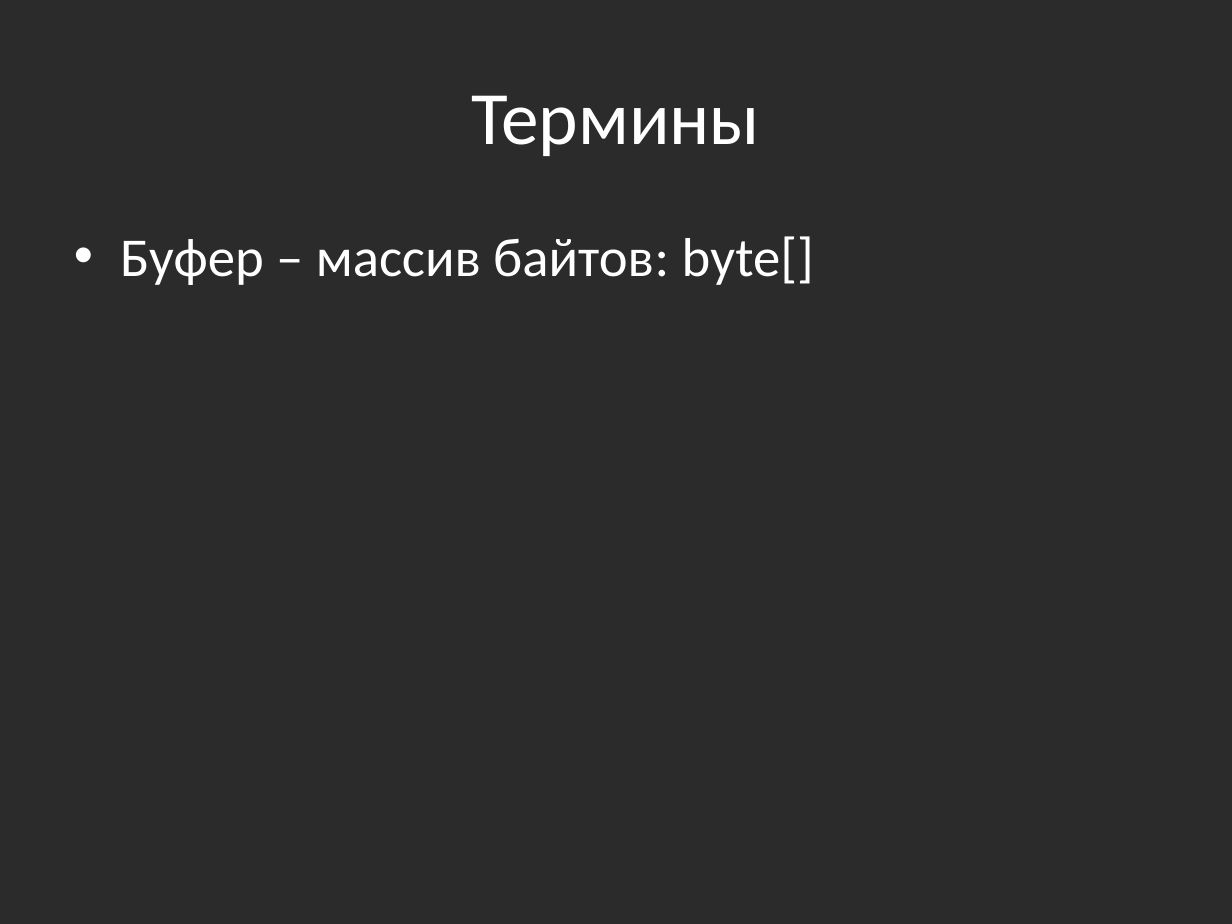
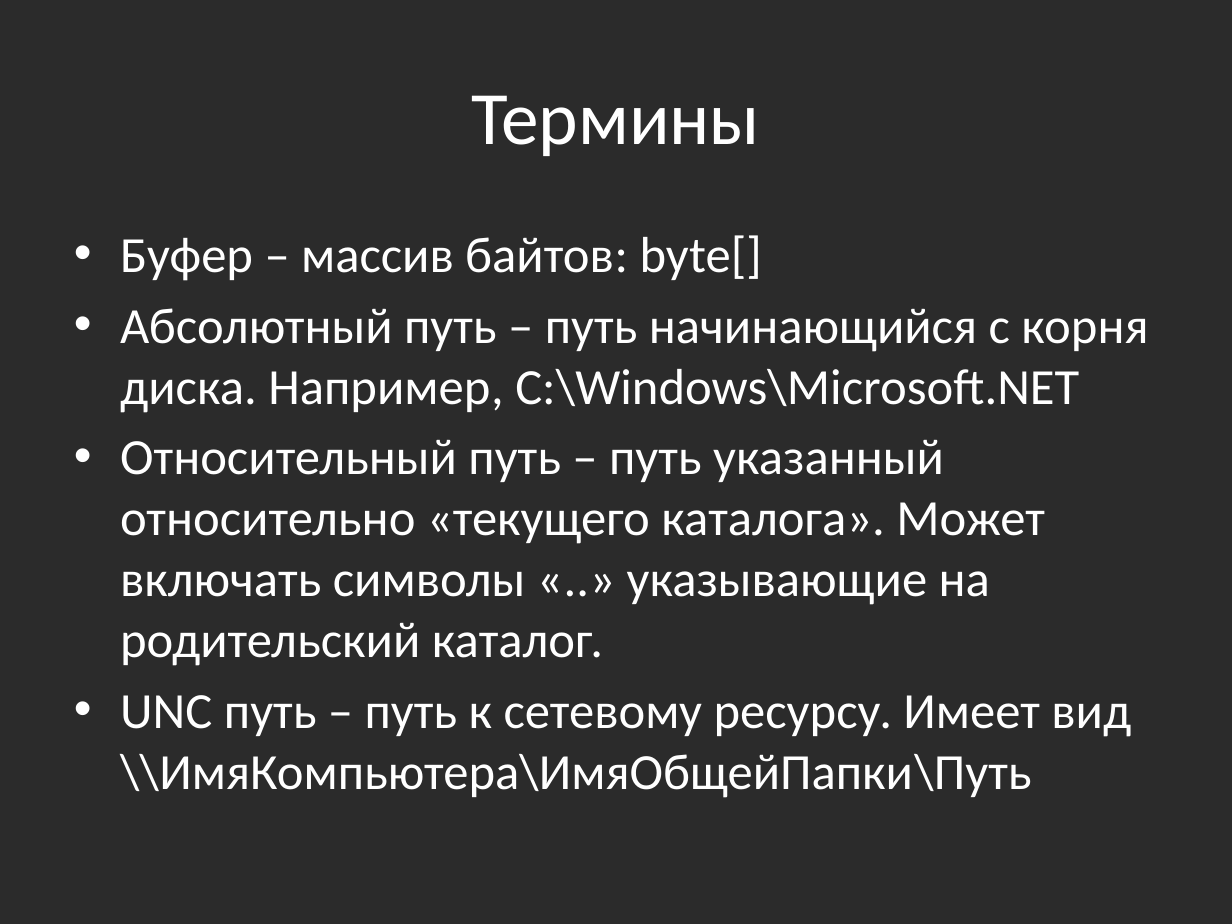
Before and after one commit to bazile/Training, a slide deck: slide 12 of Presentation/lesson-04-io.pptx. Drawn at 1232x924 pixels with LibreOffice and Linux fonts; fonts in the diff are those of the drawing; background and template pictures are left out; a plain dark background stands for a picture behind light text. Boxes give left, top, right and bottom in pixels: in the first picture for what was removed or moved away, otherwise in the second. Text is boxed around its words. In the diff, an @@ line names an element or a change of style, - is before the commit and + after.

Commit message:
Added several IO terms

```diff
--- a/Presentation/lesson-04-io.pptx
+++ b/Presentation/lesson-04-io.pptx
@@ text at (120, 235, 762, 281): size 32 to 29.6 pt in "Буфер – массив байтов: byte[]" @@
@@ text at (120, 308, 1148, 798): paragraphs added @@
+• Абсолютный путь – путь начинающийся с корня диска. Например, C:\Windows\Microsoft.NET
+• Относительный путь – путь указанный относительно «текущего каталога». Может включать символы «..» указывающие на родительский каталог.
+• UNC путь – путь к сетевому ресурсу. Имеет вид \\ИмяКомпьютера\ИмяОбщейПапки\Путь
```
